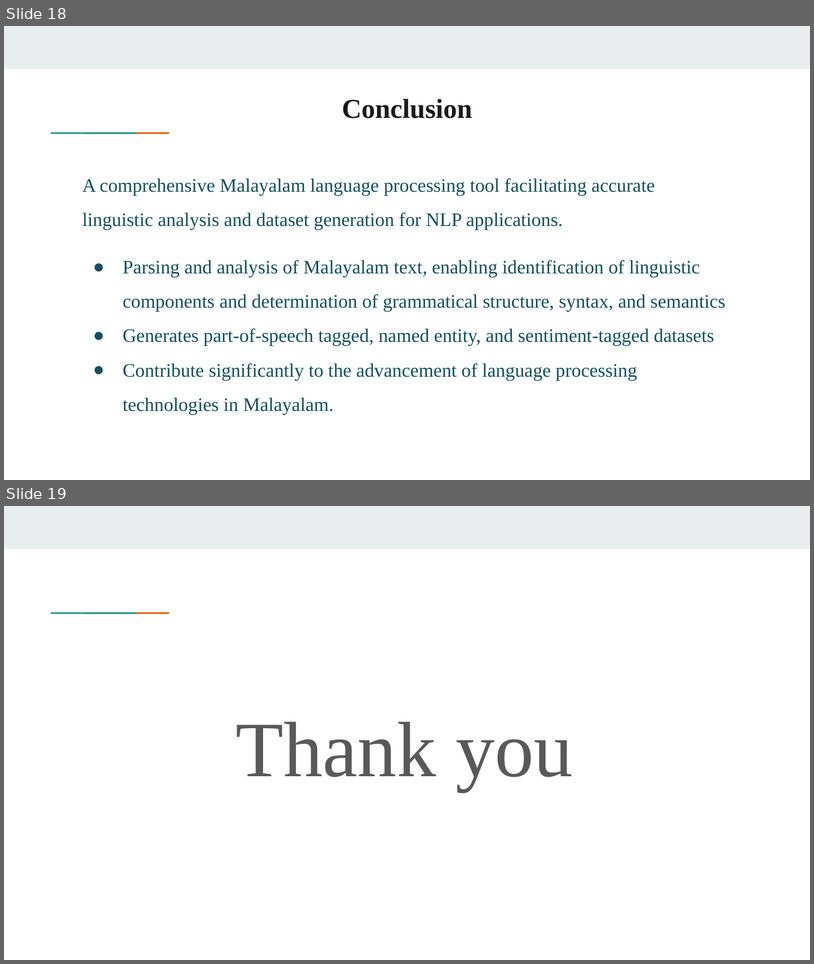
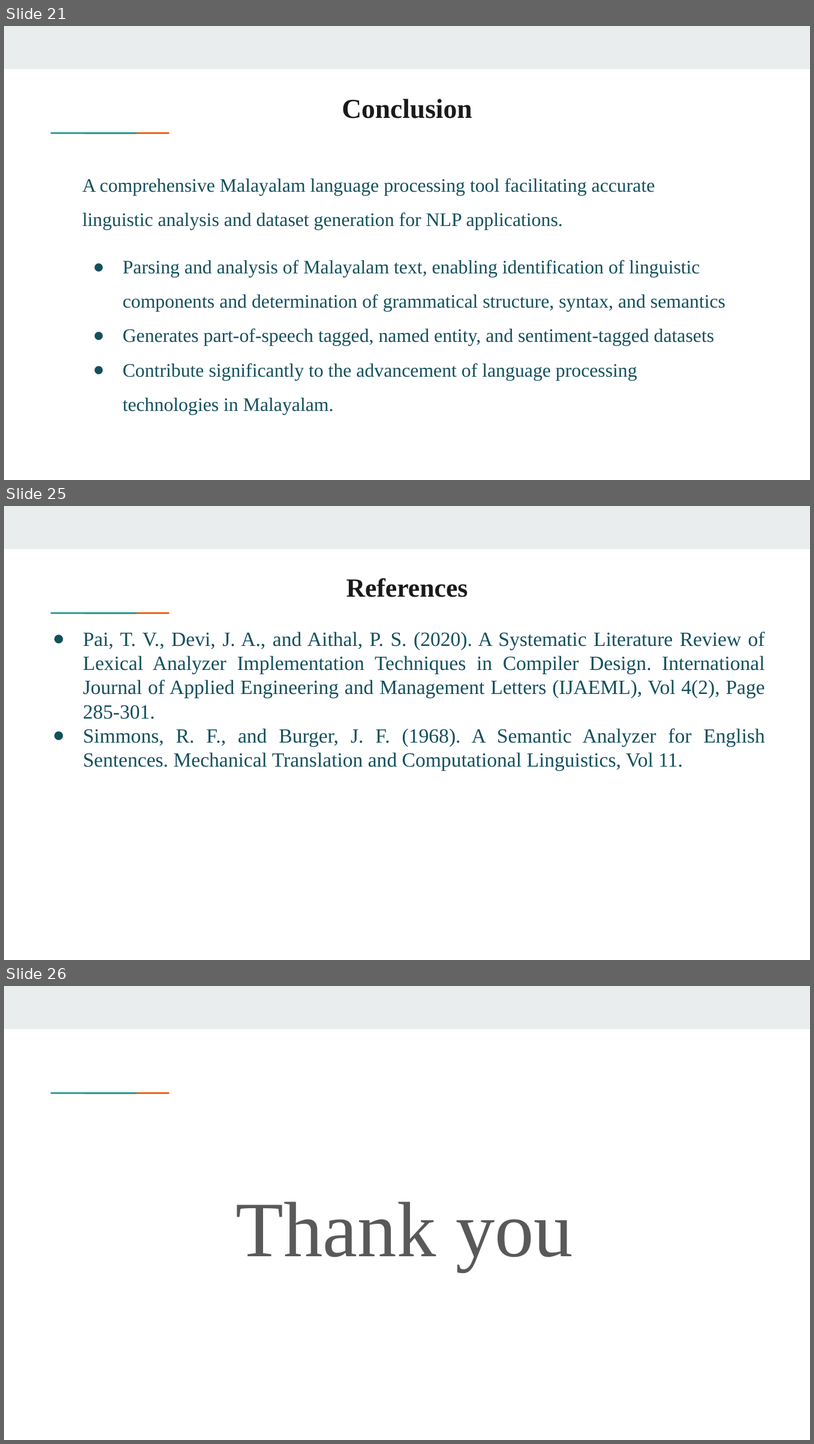
Before and after one commit to gauthamcsudheer/Malayalam-Parser, a slide deck: Presentations/DesignPresentation.pptx. Shown one above the other, each under a label of ours: slides 18 and 19 before the commit, slides 21, 25 and 26 after it; the slides between them are not shown. The pictures are 814x964 and 814x1444 pixels, drawn with LibreOffice and Linux fonts; fonts in the diff are those of the drawing. Boxes give left, top, right and bottom in pixels: in the first picture for what was removed or moved away, otherwise in the second. Text is boxed around its words. In the diff, an @@ line names an element or a change of style, - is before the commit and + after.

Commit message:
English Parsing

```diff
--- a/Presentations/DesignPresentation.pptx
+++ b/Presentations/DesignPresentation.pptx
@@ slide 25 added at [4, 506, 810, 960], background #FFFFFF; not listed: 3 template elements that a slide beside it also shows @@
@@ title added at [347, 578, 468, 597], 23.4 pt, text #1A1A1A, bold @@
+References
@@ text added at [83, 631, 765, 771], 18 pt, text #134F5C @@
+● Pai, T. V., Devi, J. A., and Aithal, P. S. (2020). A Systematic Literature Review of Lexical Analyzer Implementation Techniques in Compiler Design. International Journal of Applied Engineering and Management Letters (IJAEML), Vol 4(2), Page 285-301.
+● Simmons, R. F., and Burger, J. F. (1968). A Semantic Analyzer for English Sentences. Mechanical Translation and Computational Linguistics, Vol 11.
@@ what was slide 18 is now slide 21 @@
@@ what was slide 19 is now slide 26 @@
```
Also in this commit, not shown: 1 slide changed, 6 other slides added, 10 other files.
